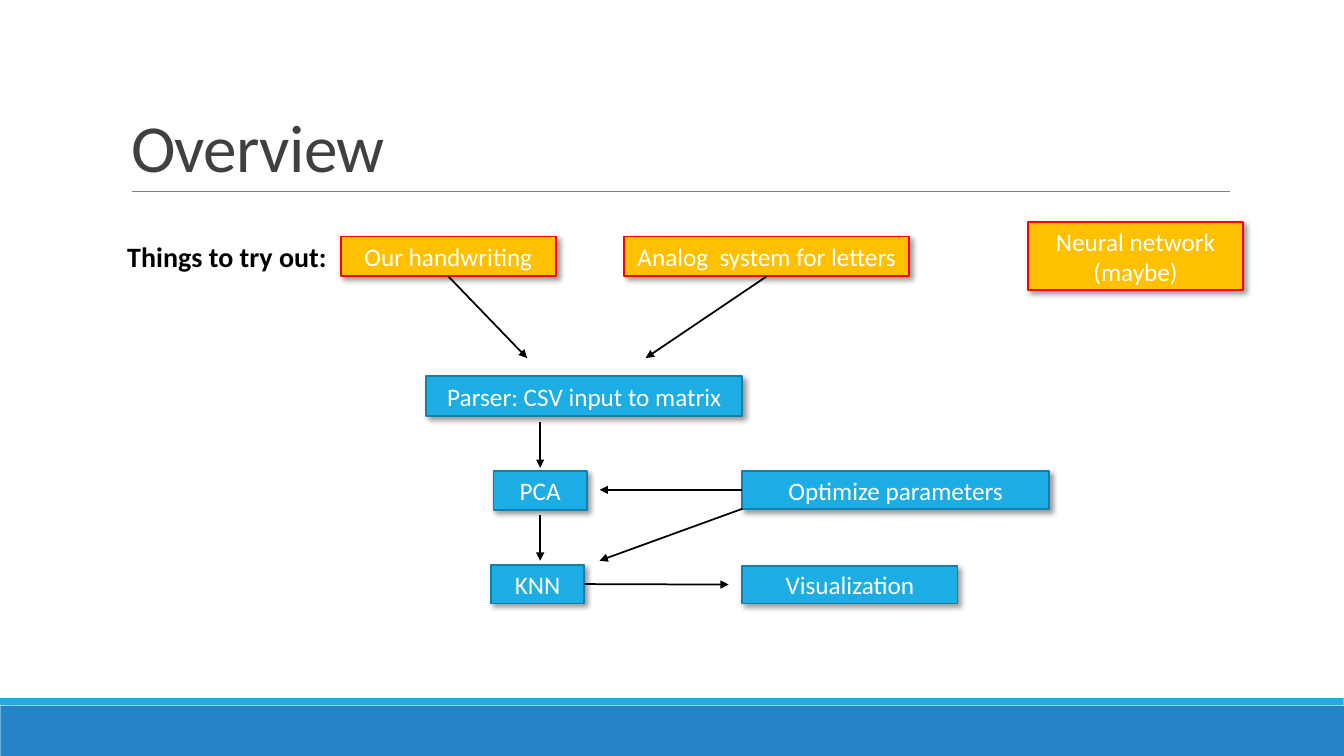
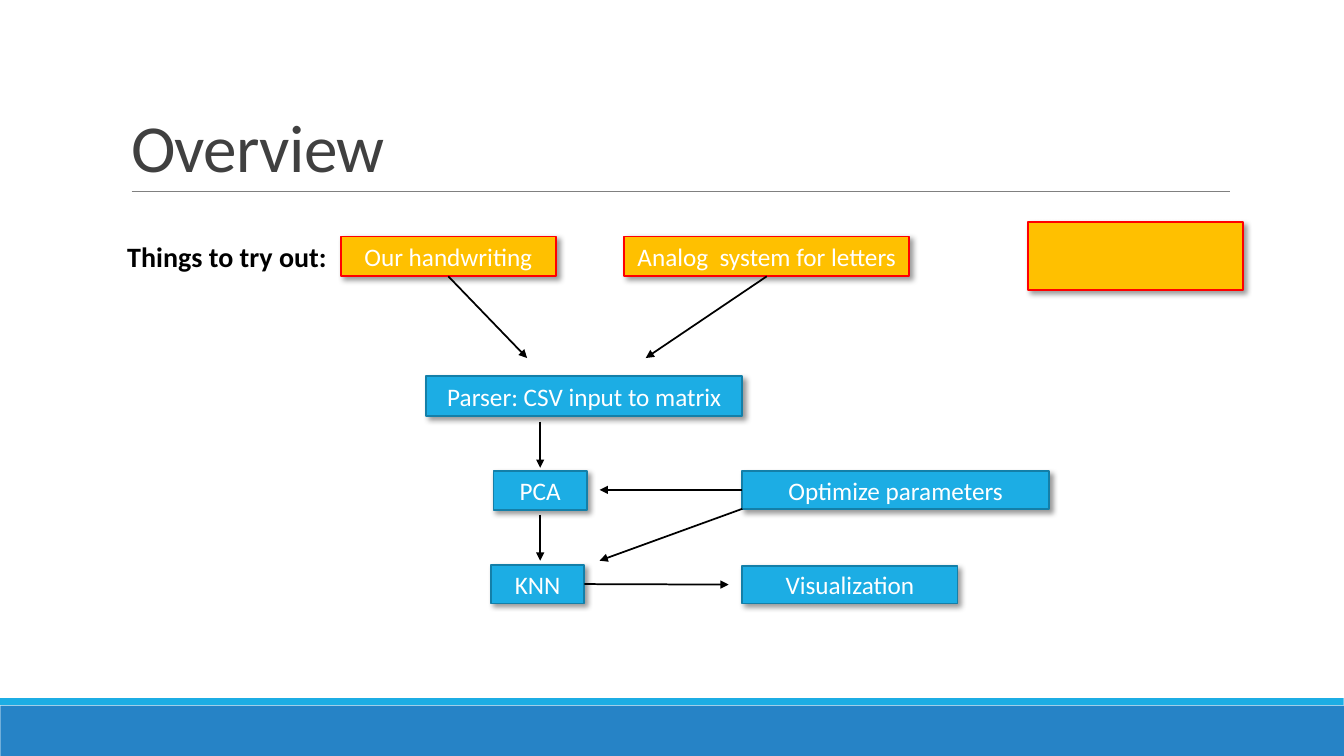
Before and after one commit to datascience-mobi/project-03-group-01, a slide deck: slide 8 of Vortrag1.pptx. Drawn at 1344x756 pixels with LibreOffice and Linux fonts; fonts in the diff are those of the drawing. Boxes give left, top, right and bottom in pixels: in the first picture for what was removed or moved away, otherwise in the second. Text is boxed around its words. In the diff, an @@ line names an element or a change of style, - is before the commit and + after.

```diff
--- a/Vortrag1.pptx
+++ b/Vortrag1.pptx
@@ text in rectangle at (x1=1056, y1=233, x2=1215, y2=285): text removed @@
-Neural network
-(maybe)
```
Also in this commit, not shown: 1 other slide changed.
